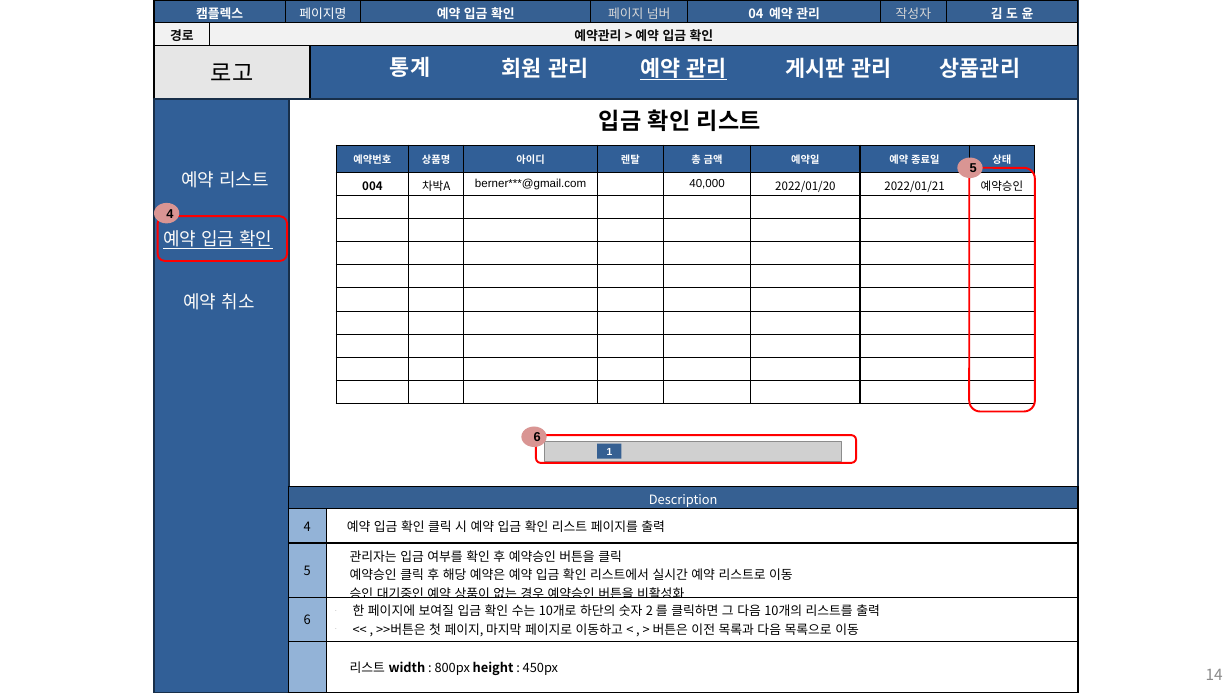
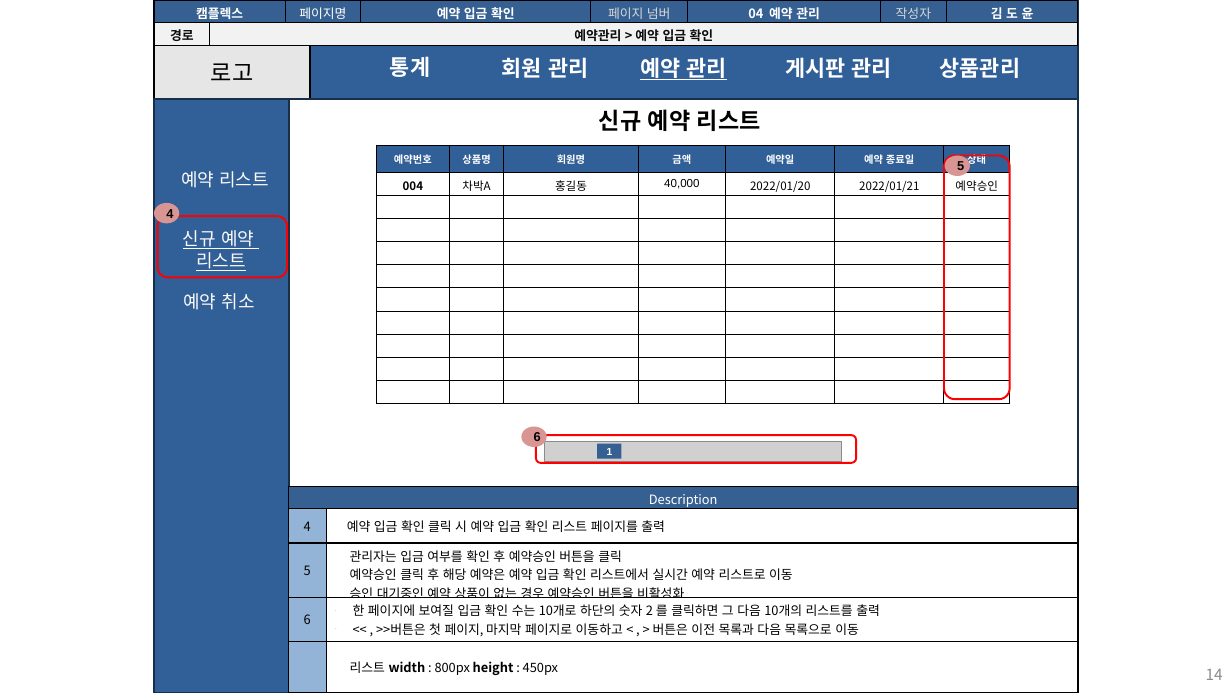
Before and after one commit to seoulsudal/CamFlexProject, a slide deck: slide 14 of 프로젝트 산출물/9. 스토리보드/캠플렉스 관리자_스토리보드.pptx. Drawn at 1232x693 pixels with LibreOffice and Linux fonts; fonts in the diff are those of the drawing; grey boxes stand for pictures. Boxes give left, top, right and bottom in pixels: in the first picture for what was removed or moved away, otherwise in the second. Text is boxed around its words. In the diff, an @@ line names an element or a change of style, - is before the commit and + after.

Commit message:
예약완료된 리스트 구현완료, 신규 예약 리스트 구현중..

```diff
--- a/프로젝트 산출물/9. 스토리보드/캠플렉스 관리자_스토리보드.pptx
+++ b/프로젝트 산출물/9. 스토리보드/캠플렉스 관리자_스토리보드.pptx
@@ text at (599,109,761,131): text changed @@
-입금 확인 리스트
+신규 예약 리스트
@@ table at (376,145,1009,399) @@
-column 3: 아이디 | berner***@gmail.com |  |  |  |  |  |  |  |  | 
-column 4: 렌탈 |  |  |  |  |  |  |  |  |  | 
-column 5: 총 금액 | 40,000 |  |  |  |  |  |  |  |  | 
+column 3: 회원명 | 홍길동 |  |  |  |  |  |  |  |  | 
+column 4: 금액 | 40,000 |  |  |  |  |  |  |  |  | 
@@ table: place and size @@
-table at (336,145,1035,403)
+table at (376,145,1009,399)
@@ ellipse "5": place and size @@
-ellipse "5" at (958,158,982,178)
+ellipse "5" at (945,155,970,176)
@@ rounded rectangle: place and size @@
-rounded rectangle at (970,168,1035,412)
+rounded rectangle at (945,155,1010,399)
@@ rounded rectangle: place and size @@
-rounded rectangle at (158,216,287,262)
+rounded rectangle at (158,216,287,277)
@@ text at (183,230,254,271): text changed @@
-예약 입금 확인
+신규 예약
+리스트
```
Also in this commit, not shown: 3 other slides changed, 49 other files.
